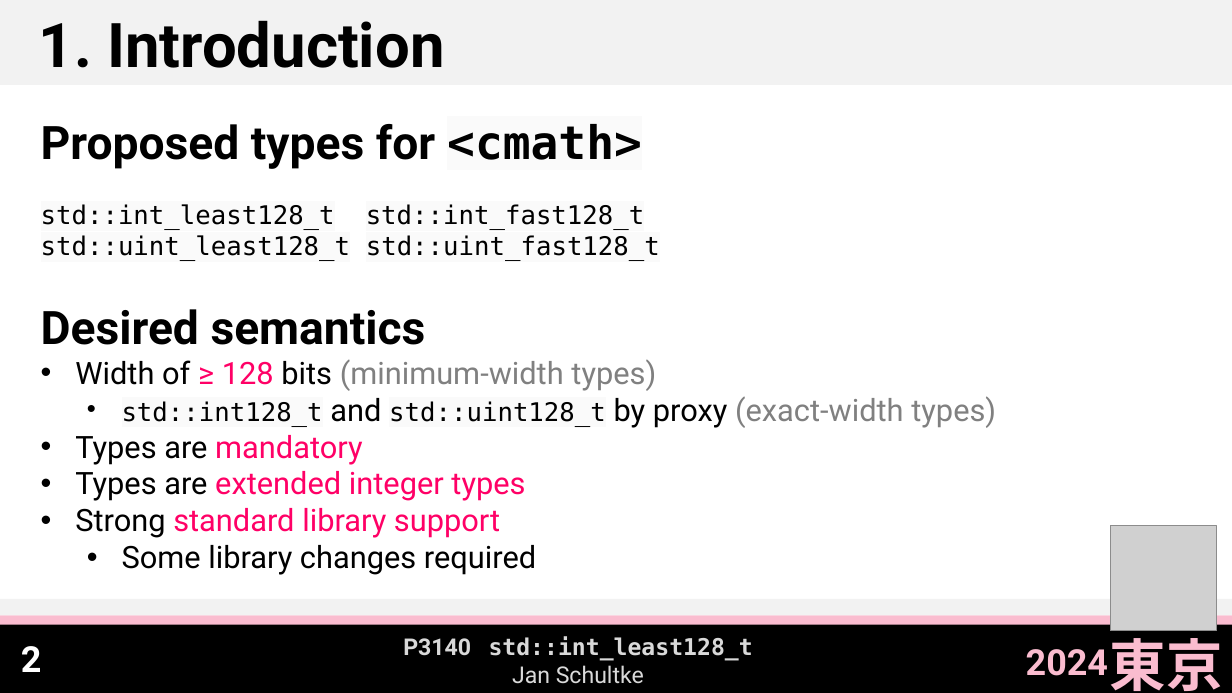
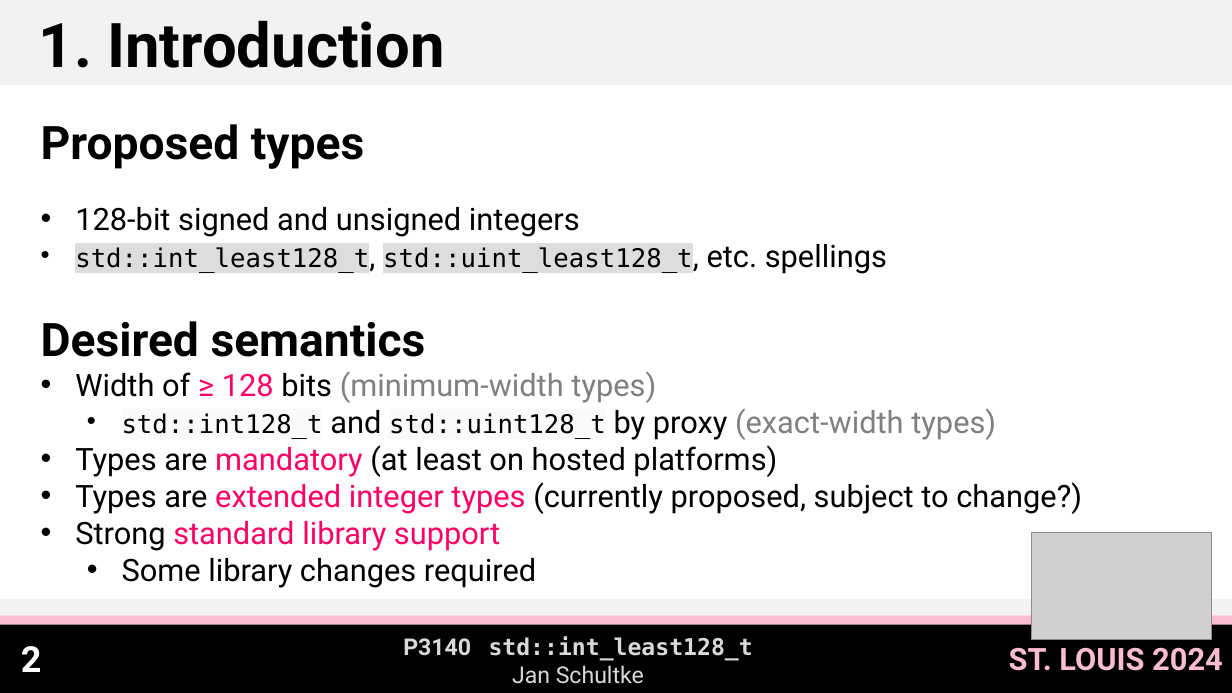
Before and after one commit to Eisenwave/cpp-proposals, a slide deck: slide 3 of slides/p3140-slides.pptx. Drawn at 1232x693 pixels with LibreOffice and Linux fonts; fonts in the diff are those of the drawing; grey boxes stand for pictures. Boxes give left, top, right and bottom in pixels: in the first picture for what was removed or moved away, otherwise in the second. Text is boxed around its words. In the diff, an @@ line names an element or a change of style, - is before the commit and + after.

Commit message:
update P3140 slides for St. Louis

```diff
--- a/slides/p3140-slides.pptx
+++ b/slides/p3140-slides.pptx
@@ text at <box>41,124,887,274</box>: text changed; size 20 to 24 pt; font DejaVu Sans Mono to Roboto @@
-Proposed types for <cmath>
-std::int_least128_t std::int_fast128_t
-std::uint_least128_t std::uint_fast128_t
+Proposed types
+• 128-bit signed and unsigned integers
+• std::int_least128_t, std::uint_least128_t, etc. spellings
@@ text at <box>75,445,1082,514</box>: text changed; text colour #FF0066 to #000000 @@
-• Types are mandatory
-• Types are extended integer types
+• Types are mandatory (at least on hosted platforms)
+• Types are extended integer types (currently proposed, subject to change?)
@@ picture added at <box>1031,532,1212,640</box> @@
@@ picture removed at <box>1111,525,1217,631</box> @@
@@ text removed at <box>1110,629,1223,691</box> @@
-東京
@@ text at <box>1009,647,1223,671</box>: text changed; size 28 to 24 pt @@
-2024
+ST. LOUIS 2024
```
Also in this commit, not shown: 11 other slides changed, 1 slide added, 2 other files.
